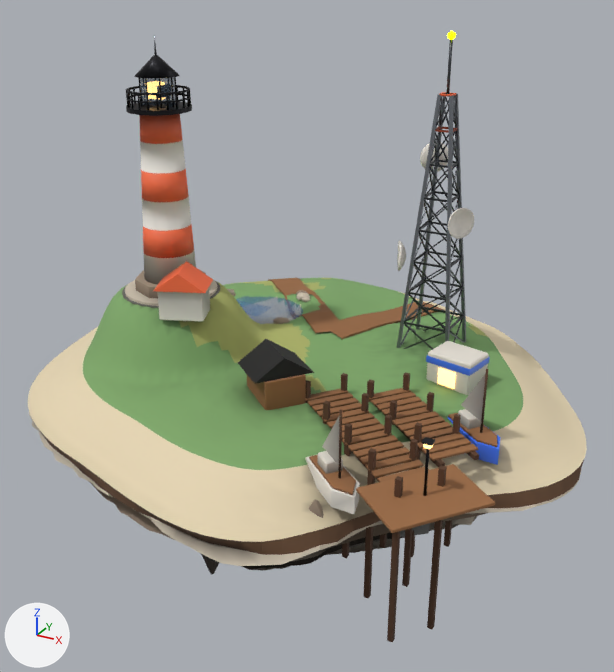
Renders of the glTF model public/models/islands/contact.glb from each side of a commit.
Before and after are seen from a camera (50 mm lens) standing at (11.2, -19.7, 10.5) and looking at (0.3, 0.1, 0.6). The axes (+X, +Y, +Z) are drawn at lower left. The lights are the same throughout. The first picture is the older version. Where no turn or scale is listed for an object, it has been applied to the vertices. Vertices at exactly the same position are counted once.

The first picture shows 'anim_bob_boat0', 'anim_bob_boat1', 'buildings', 'foundation', 'landmarks', 'props', 'terrain', 'water_pond0' and 1 more.
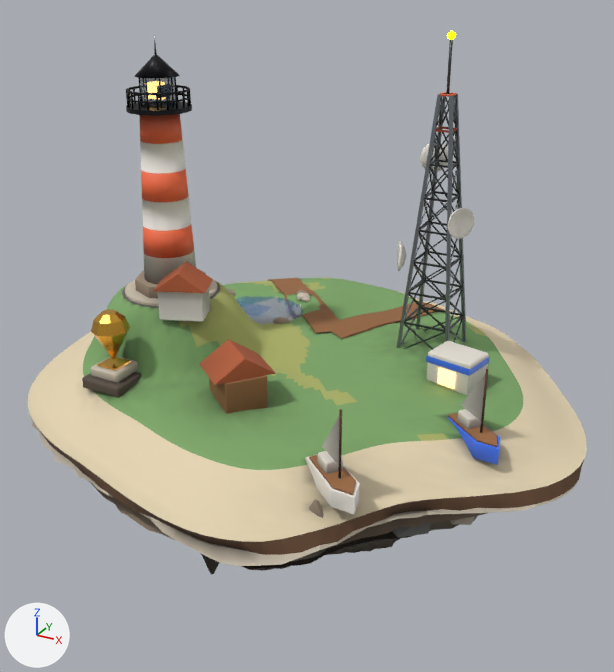
Where the newer file only moved an object's origin or applied its transform, the numbers keep the older frame.

What changed in the scene script:
```text
Add mat_m_gold:
    mat_m_gold = bpy.data.materials.new('M_gold')
    # nodes: BsdfPrincipled, Mix, OutputMaterial, VertexColor
    # colours: orange #f1b84b, mixed with the vertex colours
Add mat_m_roof_tile:
    mat_m_roof_tile = bpy.data.materials.new('M_roof_tile')
    # nodes: BsdfPrincipled, Mix, OutputMaterial, VertexColor
    # colours: orange #b8603a, mixed with the vertex colours
Change me_terrain:
    where me_terrain.from_pydata(...)  # 4397 vertices, 8590 faces; spans x -8.1..8.1, y -7.8..7.8, z -1.4..1.4
    me_terrain part 1: 1617 faces centred in x -5.1..7.1, y -7.0..0.2, z -1.4..1.4 are repainted in the vertex colours; the middle colour stays white #fafafa
    me_terrain part 2: 374 faces centred in x -3.5..5.8, y -5.8..-1.3, z -1.2..1.4 are repainted in the vertex colours; the middle colour goes from grey #9e9e9e to white #fcfcfc
    me_terrain part 3: 414 faces centred in x -4.8..6.3, y -6.1..-0.4, z -1.3..1.4 are repainted in the vertex colours; the middle colour goes from light grey #d4d4d4 to white #f8f8f8
Change me_props:
    remove me_props.from_pydata(...)  # 1824 vertices, 3184 faces; spans x -5.77..5.77, y -5.23..5.23, z -4.35..4.35
    add me_props.from_pydata(...)  # 804 vertices, 1340 faces; spans x -5.77..1.77, y -0.75..5.23, z -4.35..4.35
    me_props part 4: 49 loose pieces with 1020 vertices, spanning x 0.01..5.77, y -5.23..0.63, z -4.3..-2.92, are deleted
    other edits to the shape of me_props do not show in these pictures
    remove me_props.materials.append(mat_m_emit_warm)
    remove me_props.materials.append(mat_m_wood)
Change me_buildings:
    remove me_buildings.from_pydata(...)  # 1548 vertices, 2828 faces; spans x -5.4..5.4, y -4.34..4.34, z -6.16..6.16
    add me_buildings.from_pydata(...)  # 1457 vertices, 2720 faces; spans x -5.39..4.35, y -3.42..4.34, z -2.55..6.17
    me_buildings part 5: the loose piece of 6 vertices spanning x -1.2..0.81, y -2.39..-0.33, z -1.63..-1.09 is moved by (-0.7, -0.7, 0.11), in mat_m_roof_tile
    me_buildings part 6: the loose piece of 24 vertices spanning x -1.07..0.68, y -2.21..-0.51, z -2.53..-1.63 is moved by (-0.7, -0.7, 0.11)
    me_buildings part 7: a new loose piece of 24 vertices spanning x -4.61..-3.99, y -3.11..-2.49, z -1.88..-1.83, in mat_m_gold
    me_buildings part 8: a new loose piece of 24 vertices spanning x -4.93..-3.68, y -3.42..-2.17, z -2.46..-2.16, in mat_m_stone_dark
    me_buildings part 9: a new loose piece of 24 vertices spanning x -4.75..-3.85, y -3.25..-2.35, z -2.16..-1.88, in mat_m_stone_light
    me_buildings part 10: 20 loose pieces with 160 vertices, spanning x 0.62..5.4, y -4.34..0.43, z -6.16..-1.87, are deleted
    me_buildings part 11: 8 faces spanning x -4.04..-2.35, y -1.81..-0.3, z -0.03..0.47 switch from mat_m_orange to mat_m_roof_tile
    other edits to the shape of me_buildings do not show in these pictures
    remove me_buildings.materials.append(mat_m_ink)
    remove me_buildings.materials.append(mat_m_wood_dark)
    add me_buildings.materials.append(mat_m_gold)
    add me_buildings.materials.append(mat_m_stone_dark)
    add me_buildings.materials.append(mat_m_stone_light)
Add ob_anim_spin_monument_gem:
    ob_anim_spin_monument_gem = bpy.data.objects.new('anim_spin_monument_gem', me_anim_spin_monument_gem)  # 26 vertices, 48 faces; spans x -0.5..0.5, y -0.5..0.5, z -0.69..0.69
    ob_anim_spin_monument_gem.location = (-3.11, -4.34, 1.6)
```

What differs and where, as boxes [x1, y1, x2, y2] in the pictures (614 x 672 px; the box of a moved part takes in the faces that stretch with it):
'buildings', reshaped (12% wider, 38% shorter): before [126, 35, 490, 642]; after [82, 35, 490, 414]
'props', reshaped (11% narrower, 42% shorter): before [126, 31, 495, 533]; after [126, 31, 456, 324]
'anim_spin_monument_gem', added: after [91, 309, 130, 360]
part 1 of me_terrain, recoloured: [77, 307, 502, 495] in both
part 2 of me_terrain, recoloured: before [244, 386, 469, 463]; after [267, 379, 472, 465]
part 3 of me_terrain, recoloured: [158, 311, 493, 525] in both
part 4 of me_props, deleted: before [305, 388, 495, 533]
part 5 of me_buildings, moved or reshaped: before [238, 339, 314, 384]; after [200, 339, 276, 385]
part 6 of me_buildings, moved or reshaped: before [247, 374, 306, 410]; after [209, 375, 268, 414]
part 7 of me_buildings, added: after [97, 357, 131, 371]
part 8 of me_buildings, added: after [82, 372, 142, 397]
part 9 of me_buildings, added: after [91, 356, 138, 383]
part 10 of me_buildings, deleted: before [306, 372, 479, 642]
part 11 of me_buildings, recoloured (darker): [153, 262, 213, 293] in both
